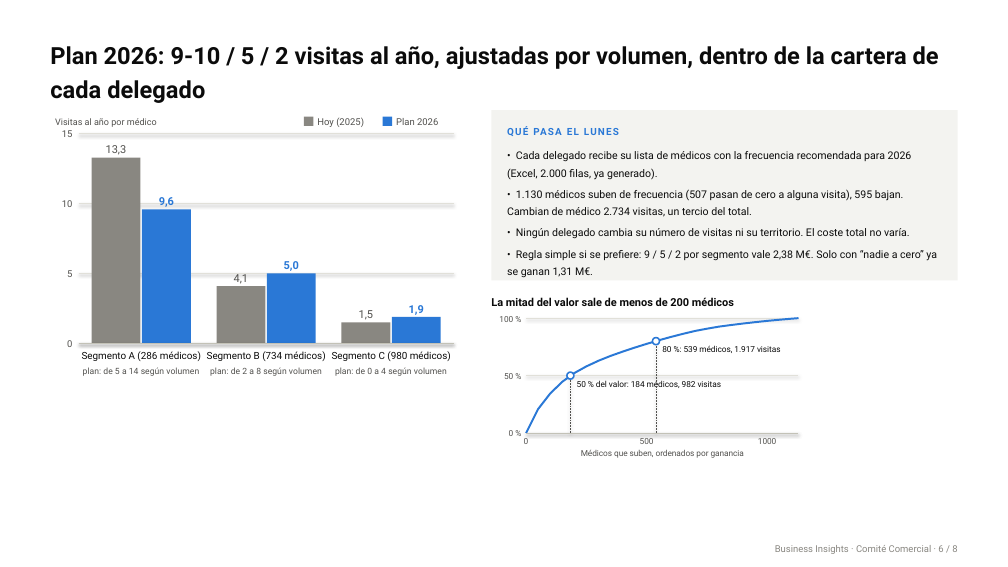
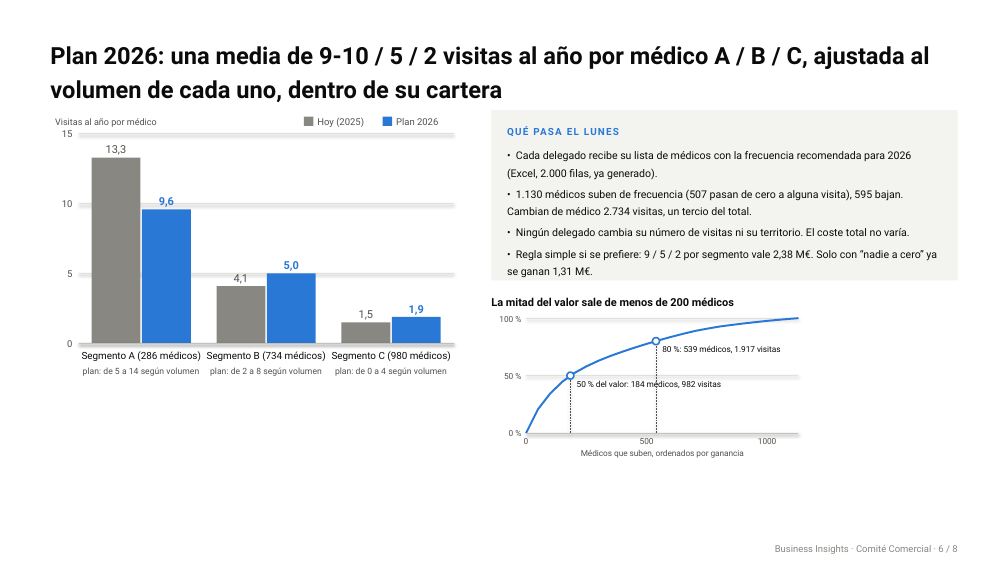
Before and after one commit to rpuenteaddiuva/caso-fuerza-comercial-pharma, a slide deck: slide 6 of entregables/presentacion_comite_comercial.pptx. Drawn at 1008x567 pixels with LibreOffice and Linux fonts; fonts in the diff are those of the drawing. Boxes give left, top, right and bottom in pixels: in the first picture for what was removed or moved away, otherwise in the second. Text is boxed around its words. In the diff, an @@ line names an element or a change of style, - is before the commit and + after.

Commit message:
docs: dejar claro que las frecuencias por segmento son medias por médico

```diff
--- a/entregables/presentacion_comite_comercial.pptx
+++ b/entregables/presentacion_comite_comercial.pptx
@@ text at box(50, 46, 930, 102): text changed @@
-Plan 2026: 9-10 / 5 / 2 visitas al año, ajustadas por volumen, dentro de la cartera de cada delegado
+Plan 2026: una media de 9-10 / 5 / 2 visitas al año por médico A / B / C, ajustada al volumen de cada uno, dentro de su cartera
```
Also in this commit, not shown: 2 other slides changed, 15 other files.
